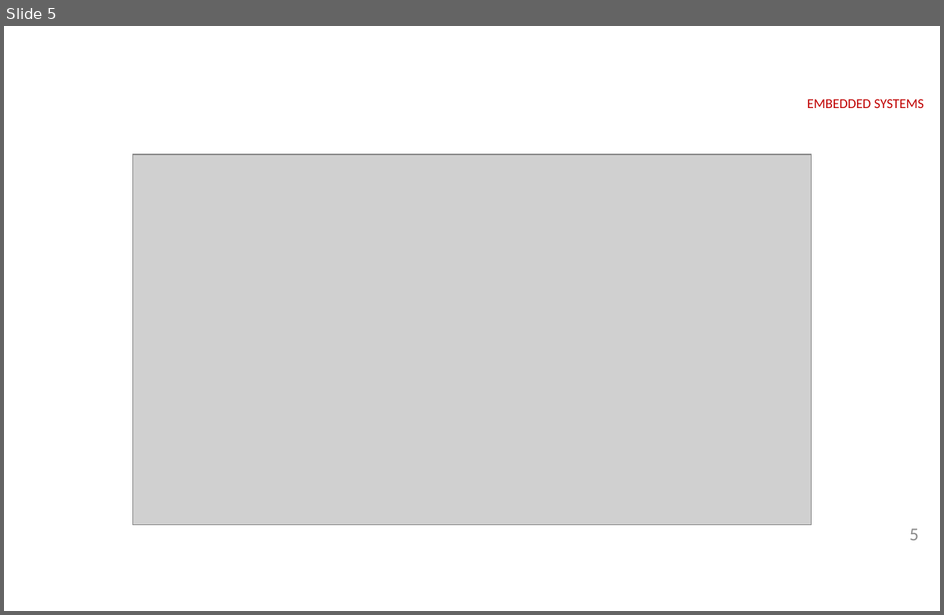
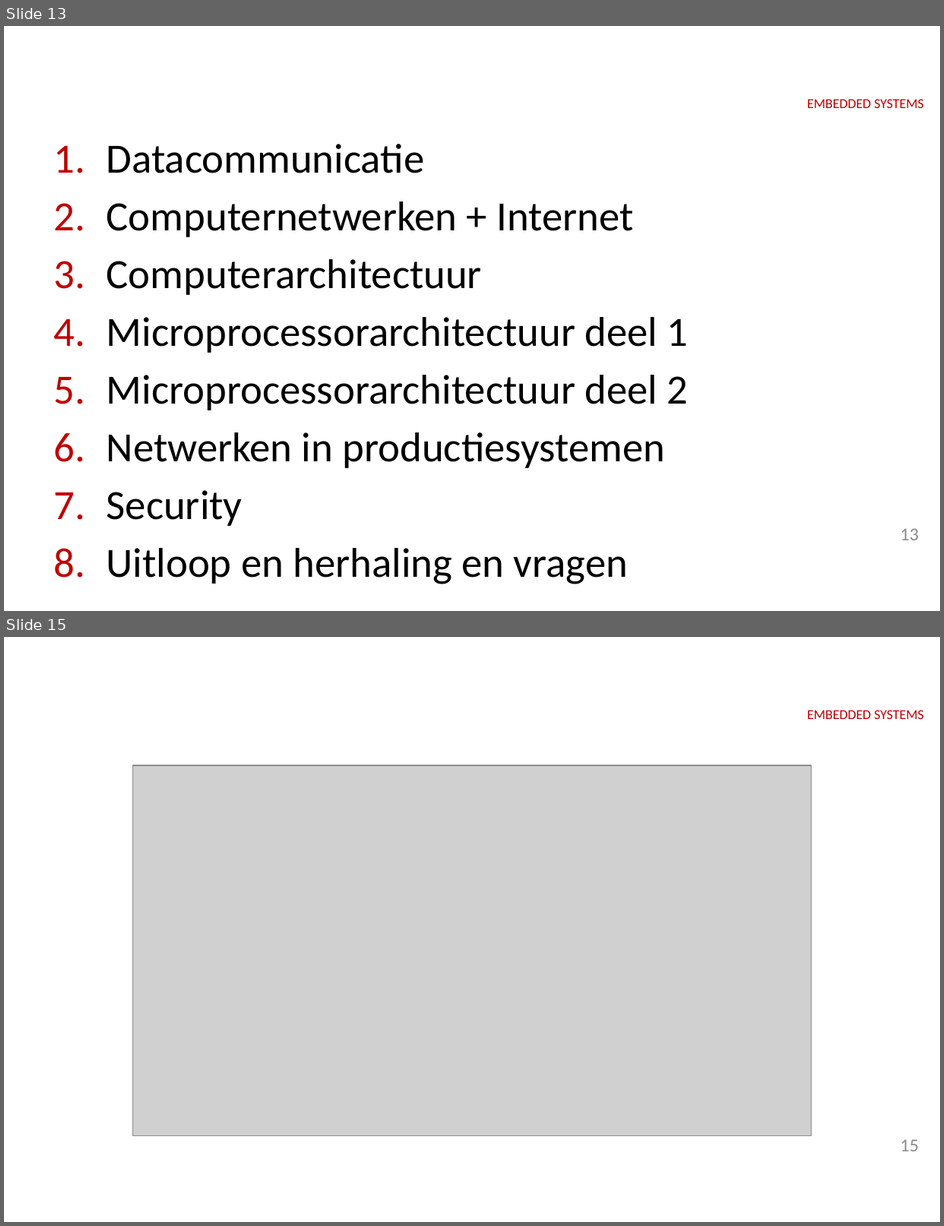
Before and after one commit to HR-ELEKTRO/ems2, a slide deck: Presentaties/EMS20_week1_theorie.pptx. Shown one above the other, each under a label of ours: slide 5 before the commit, slides 13 and 15 after it; the slides between them are not shown. The pictures are 944x615 and 944x1226 pixels, drawn with LibreOffice and Linux fonts; fonts in the diff are those of the drawing; grey boxes stand for pictures; background and template pictures are left out. Boxes give left, top, right and bottom in pixels: in the first picture for what was removed or moved away, otherwise in the second. Text is boxed around its words. In the diff, an @@ line names an element or a change of style, - is before the commit and + after.

Commit message:
Opzet theorie week 1

```diff
--- a/Presentaties/EMS20_week1_theorie.pptx
+++ b/Presentaties/EMS20_week1_theorie.pptx
@@ slide 13 added at box(4, 26, 940, 611), background #FFFFFF; not listed: 1 template element that a slide beside it also shows @@
@@ title added at box(44, 26, 899, 112), 40 pt, text #FFFFFF, bold @@
+Inhoud theorielessen
@@ text added at box(107, 144, 689, 585), 32 pt, text #000000 @@
+1. Datacommunicatie
+2. Computernetwerken + Internet
+3. Computerarchitectuur
+4. Microprocessorarchitectuur deel 1
+5. Microprocessorarchitectuur deel 2
+6. Netwerken in productiesystemen
+7. Security
+8. Uitloop en herhaling en vragen
@@ page number added at box(901, 528, 919, 541), 14 pt, text #8C8C8C @@
+13
@@ what was slide 5 is now slide 15 @@
@@ page number at box(901, 1139, 919, 1152): text changed @@
-5
+15
```
Also in this commit, not shown: 1 slide changed, 15 other slides added, 3 slides removed.
